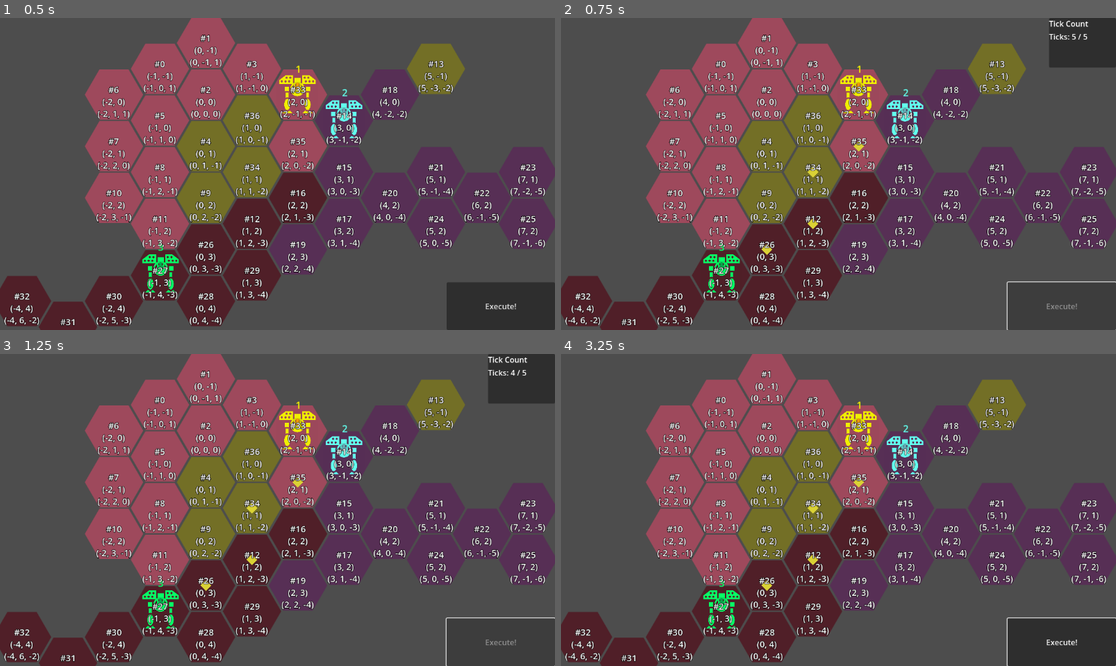
Above: before the commit, frames 1-4 (two rows, left to right).
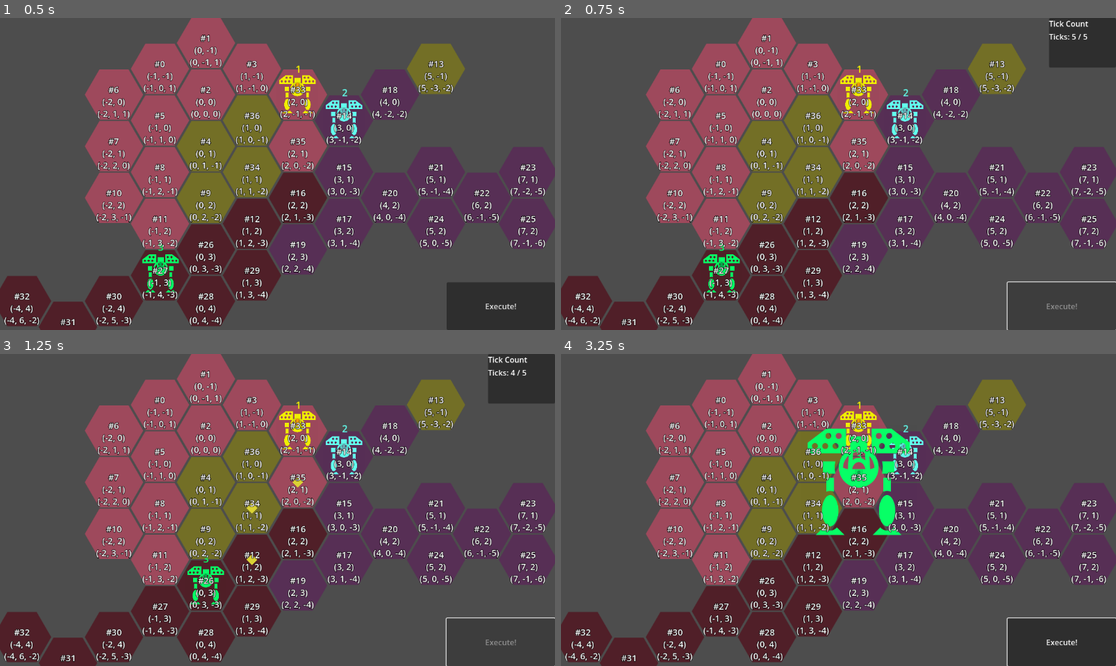
Above: after the commit, the same moments.

Repository: ArokhSlade/confetticore
Game: Godot game, scene res://game/game.tscn
Two runs of this game, one before a commit and one after it. Both use one fixed random seed, a clock stepped at 60 frames per second and the inputs below.
Inputs (mouse positions are in pixels of both pictures, inside the frame that each line leads up to):
- Up to frame 1 (0.5 s): no input
- Up to frame 2 (0.75 s): click "Execute!" at 0.5 s
- Up to frame 3 (1.25 s): no input
- Up to frame 4 (3.25 s): move the mouse to (960, 494) at 1.27 s; press the mouse at (960, 494) at 1.28 s; tap Enter at 2 s; move the mouse to (727, 525) at 2.02 s; release the mouse at (727, 525) at 2.03 s; right-click (727, 525) at 2.1 s; click (727, 525) at 2.17 s; move the mouse to (894, 441) at 2.77 s; press the mouse at (894, 441) at 2.78 s

Frame 1 is identical in both runs. In frame 2, 0.1% of the frame differs, in the area x 36-55%, y 39-76%; in frame 3, 0.7%; in frame 4, 2.8%, in the area x 25-63%, y 23-88%.

Commit message:
139 - WIP implement order-strategy-action system as outlined in gdd
WARNING: prototype. lots of dead code. in need of cleanup.
- order given in planning phase
- ... is interpreted into a strategy at start of execution phase,
- ... from which an action is derived every execution tick

Diff:
--- /dev/null
+++ b/mech/actions/attacking.gd
@@ -0,0 +1,4 @@
+extends MechAction
+
+func execute_tick():
+	mech.attack()
--- /dev/null
+++ b/mech/actions/dead.gd
@@ -0,0 +1,5 @@
+extends MechAction
+
+func execute_tick():
+	assert(mech.hp <= 0, "mech has positive hp while in dead state")
+	mech.hide()
--- /dev/null
+++ b/mech/actions/idle.gd
@@ -0,0 +1,4 @@
+extends MechAction
+
+func execute_tick():
+	mech.idle()
--- /dev/null
+++ b/mech/actions/mech_action.gd
@@ -0,0 +1,10 @@
+extends Node
+class_name MechAction
+
+var mech : Mech
+
+func setup(new_mech):
+	mech = new_mech
+
+func execute_tick():
+	pass
--- /dev/null
+++ b/mech/actions/moving.gd
@@ -0,0 +1,4 @@
+extends MechAction
+
+func execute_tick():
+	mech.move()
--- a/mech/mech.gd
+++ b/mech/mech.gd
@@ -14,6 +14,15 @@
 @onready var attacking_state = $States/Attacking
 @onready var dead_state = $States/Dead
 
+@export var attack_strategy : Strategy
+@export var move_strategy : Strategy
+@export var idle_strategy : Strategy
+
+@export var attack_action : MechAction
+@export var idle_action : MechAction
+@export var move_action : MechAction
+@export var dead_action : MechAction
+
 @export var pilot : Pilot
 @export var path_finder : PathFinder
 @export var hp : int = 5
@@ -21,24 +30,32 @@
 @export var affiliation = Affiliation.RED
 @export var attack_range : int = 1
 
-var state : MechState
 var path : Path
 var hex_map : HexMap
+
 var order : Order
+var strategy : Strategy
+var action : MechAction
+
+#TODO(ArokhSlade 2025 09 18): obsolete?
+var state : MechState
 var plan : Plan
-
 var combat_target : Mech
 
 func setup(in_hex_map):
 	for mech_state : MechState in $States.get_children():
 		mech_state.setup(self)
+	for action : MechAction in $Actions.get_children():
+		action.setup(self)
+	for strategy in $Strategies.get_children():
+		strategy.setup(self)
+
 	state = idle_state
 	hex_map = in_hex_map
 	path_finder.setup(hex_map)
 
 func start_execution():
-	reset_action_memory()
-	update_plan()
+	update_strategy()
 
 #TODO(ArokhSlade, 2025 08 18): delete these parameters
 func reset_action_memory():
@@ -50,20 +67,25 @@
 	pass
 
 func execute_tick():
-	var action : Action = decide_next_action()
-	var target_state = state
-	match(action):
-		Action.IDLE:
-			target_state = idle_state
-		Action.MOVE:
-			target_state = moving_state
-		Action.ATTACK:
-			target_state = attacking_state
-	state.check_transition(target_state)
-	state.execute_tick()
+	action = strategy.decide_action()
+	action.execute_tick()
 
 func update_order(in_order:Order):
 	order = in_order
+
+func update_strategy():
+	if order == null:
+		order = Order.new()
+		order.type = Order.Type.IDLE
+	match order.type:
+		Order.Type.ATTACK:
+			strategy = attack_strategy
+		Order.Type.MOVE:
+			strategy = move_strategy
+		_:
+			strategy = idle_strategy
+	#TODO(ArohkSlade 2025 09 18): do this differently (ctor?)
+	strategy.setup_order(order)
 
 func update_plan():
 	if order == null:
@@ -124,31 +146,7 @@
 		hex_map.move_occupant(self, old_hex, new_hex)
 
 func decide_next_action():
-	var action = Action.NONE
-	if plan is MovePlan:
-		path = plan.path
-		if path == null or path.is_empty():
-			action = Action.IDLE
-		#TODO(ArokhSlade, 2025 09 18): delete?
-		#elif combat_target != null and distance_to(combat_target) <= attack_range:
-			#action = Action.ATTACK
-		else:
-			var front_hex = path.front
-			if front_hex.is_occupied():
-				action = Action.IDLE
-			else:
-				action = Action.MOVE
-	elif plan is AttackPlan:
-		combat_target = plan.target
-		if combat_target == null or combat_target.is_dead():
-			action = Action.IDLE
-		elif distance_to(combat_target) > attack_range:
-			print_debug("combat target out of range")
-			action = Action.IDLE
-		else:
-			action = Action.ATTACK
-
-	return action
+	action = strategy.decide_action()
 
 func attack():
 	assert(combat_target != null)
@@ -173,6 +171,13 @@
 	if path.back.cube_coords == enemy_cube:
 		path.pop_back()
 
+func get_path_next_to_node_2d(target : Node2D):
+	var target_cube = path_finder.hex_map.get_cube_coords(target)
+	var path = path_finder.compute_path(target_cube)
+	if path.back.cube_coords == target_cube:
+		path.pop_back()
+	return path
+
 func distance_to(target_node2d):
 	return hex_map.distance_node2d(self, target_node2d)
 
--- a/mech/mech.tscn
+++ b/mech/mech.tscn
@@ -8,6 +8,13 @@
 [ext_resource type="Script" uid="uid://b6qw2702nqqor" path="res://paths/path_finder.gd" id="5_sabuu"]
 [ext_resource type="PackedScene" uid="uid://nxtsg3sv8qtq" path="res://paths/path_marker.tscn" id="6_5hb5k"]
 [ext_resource type="Script" uid="uid://cmhwmf77ictex" path="res://mech/states/dead.gd" id="6_qb0tl"]
+[ext_resource type="Script" uid="uid://dmvs6w3g4e8u0" path="res://mech/strategy/attack_strategy/attack_strategy.gd" id="7_41flq"]
+[ext_resource type="Script" uid="uid://glioij4qmp5h" path="res://mech/actions/idle.gd" id="7_mm4l4"]
+[ext_resource type="Script" uid="uid://b3h1w14jitcwd" path="res://mech/strategy/idle_strategy/idle_strategy.gd" id="7_nxjto"]
+[ext_resource type="Script" uid="uid://b4liafd6uwfec" path="res://mech/strategy/move_strategy/move_strategy.gd" id="8_07iek"]
+[ext_resource type="Script" uid="uid://dvahu7agsjba2" path="res://mech/actions/moving.gd" id="8_k7qfb"]
+[ext_resource type="Script" uid="uid://dcrlmqmbgu8iq" path="res://mech/actions/attacking.gd" id="9_3tcis"]
+[ext_resource type="Script" uid="uid://fktacpt0obdm" path="res://mech/actions/dead.gd" id="10_owfoe"]
 
 [sub_resource type="Animation" id="Animation_qb0tl"]
 length = 0.001
@@ -66,8 +73,15 @@
 &"attack": SubResource("Animation_3fitu")
 }
 
-[node name="Mech" type="Node2D" node_paths=PackedStringArray("path_finder")]
+[node name="Mech" type="Node2D" node_paths=PackedStringArray("attack_strategy", "move_strategy", "idle_strategy", "attack_action", "idle_action", "move_action", "dead_action", "path_finder")]
 script = ExtResource("1_e36w2")
+attack_strategy = NodePath("Strategies/Attack")
+move_strategy = NodePath("Strategies/Move")
+idle_strategy = NodePath("Strategies/Idle")
+attack_action = NodePath("Actions/Attack")
+idle_action = NodePath("Actions/Idle")
+move_action = NodePath("Actions/Move")
+dead_action = NodePath("Actions/Die")
 path_finder = NodePath("PathFinder")
 
 [node name="Sprite2D" type="Sprite2D" parent="."]
@@ -89,6 +103,31 @@
 [node name="Dead" type="Node" parent="States"]
 script = ExtResource("6_qb0tl")
 
+[node name="Actions" type="Node" parent="."]
+
+[node name="Idle" type="Node" parent="Actions"]
+script = ExtResource("7_mm4l4")
+
+[node name="Move" type="Node" parent="Actions"]
+script = ExtResource("8_k7qfb")
+
+[node name="Attack" type="Node" parent="Actions"]
+script = ExtResource("9_3tcis")
+
+[node name="Die" type="Node" parent="Actions"]
+script = ExtResource("10_owfoe")
+
+[node name="Strategies" type="Node" parent="."]
+
+[node name="Idle" type="Node" parent="Strategies"]
+script = ExtResource("7_nxjto")
+
+[node name="Move" type="Node" parent="Strategies"]
+script = ExtResource("8_07iek")
+
+[node name="Attack" type="Node" parent="Strategies"]
+script = ExtResource("7_41flq")
+
 [node name="PathFinder" type="Node" parent="." node_paths=PackedStringArray("client")]
 script = ExtResource("5_sabuu")
 client = NodePath("..")
--- /dev/null
+++ b/mech/strategy/attack_strategy/attack_strategy.gd
@@ -0,0 +1,33 @@
+extends Strategy
+
+var idle_state : StrategyState
+var chase_state : StrategyState
+var attack_state : StrategyState
+
+var target : Mech
+
+func setup_order(order):
+	assert(order.type == Order.Type.ATTACK)
+	target = order.attack_target
+
+
+func decide_action() -> MechAction:
+	#TODO(ArokhSlade 2025 09 18): temporary, replace with mech.attack(target)
+	#or perhaps attack.set_target(target)?
+	mech.combat_target = target
+	mech.path = mech.get_path_next_to_node_2d(target)
+	var action = mech.idle_action
+	if target == null or target.is_dead():
+		action = mech.idle_action
+	elif mech.distance_to(target) > mech.attack_range:
+		if mech.path == null or mech.path.is_empty():
+			action = mech.idle_action
+		else:
+			var front_hex = mech.path.front
+			if front_hex.is_occupied():
+				action = mech.idle_action
+			else:
+				action = mech.move_action
+	else:
+		action = mech.attack_action
+	return action
--- /dev/null
+++ b/mech/strategy/idle_strategy/idle_strategy.gd
@@ -0,0 +1,8 @@
+extends Strategy
+
+func setup_order(order : Order):
+	assert(order.type == Order.Type.IDLE)
+
+func decide_action() -> MechAction:
+	var action = mech.idle_action
+	return action
--- /dev/null
+++ b/mech/strategy/move_strategy/move_strategy.gd
@@ -0,0 +1,23 @@
+extends Strategy
+
+var target : HexMap.Hex
+
+func setup_order(order : Order):
+	assert(order.type == Order.Type.MOVE)
+	target = order.move_target
+
+func decide_action() -> MechAction:
+
+
+	if target == null:
+		return mech.idle_action
+
+	mech.path = mech.path_finder.compute_path_to_hex(target)
+	if mech.path.is_empty():
+		return mech.idle_action
+
+	var front_hex = mech.path.front
+	if front_hex.is_occupied():
+		return mech.idle_action
+
+	return mech.move_action
--- /dev/null
+++ b/mech/strategy/strategy.gd
@@ -0,0 +1,15 @@
+extends Node
+class_name Strategy
+
+var mech : Mech
+var states: Array[StrategyState]
+var state : StrategyState
+
+func setup(new_mech):
+	mech = new_mech
+
+func setup_order(order):
+	pass
+
+func decide_action() -> MechAction:
+	return mech.idle_action
--- /dev/null
+++ b/mech/strategy/strategy_state.gd
@@ -0,0 +1,23 @@
+extends Node
+class_name StrategyState
+
+@export var strategy : Strategy
+var mech : Mech
+
+func setup(in_mech):
+	mech = in_mech
+
+func execute_tick():
+	pass
+
+func enter():
+	pass
+
+func exit():
+	pass
+
+func check_transition(next_state):
+	if next_state != strategy.state:
+		strategy.state.exit()
+		next_state.enter()
+		strategy.state = next_state
Not shown, added: mech/actions/attacking.gd.uid
Not shown, added: mech/actions/dead.gd.uid
Not shown, added: mech/actions/idle.gd.uid
Not shown, added: mech/actions/mech_action.gd.uid
Not shown, added: mech/actions/moving.gd.uid
Not shown: 1 places in mech/mech.tscn that only renumber resources
Not shown, added: mech/strategy/attack_strategy/attack_strategy.gd.uid
Not shown, added: mech/strategy/idle_strategy/idle_strategy.gd.uid
Not shown, added: mech/strategy/move_strategy/move_strategy.gd.uid
Not shown, added: mech/strategy/strategy.gd.uid
Not shown, added: mech/strategy/strategy_state.gd.uid
